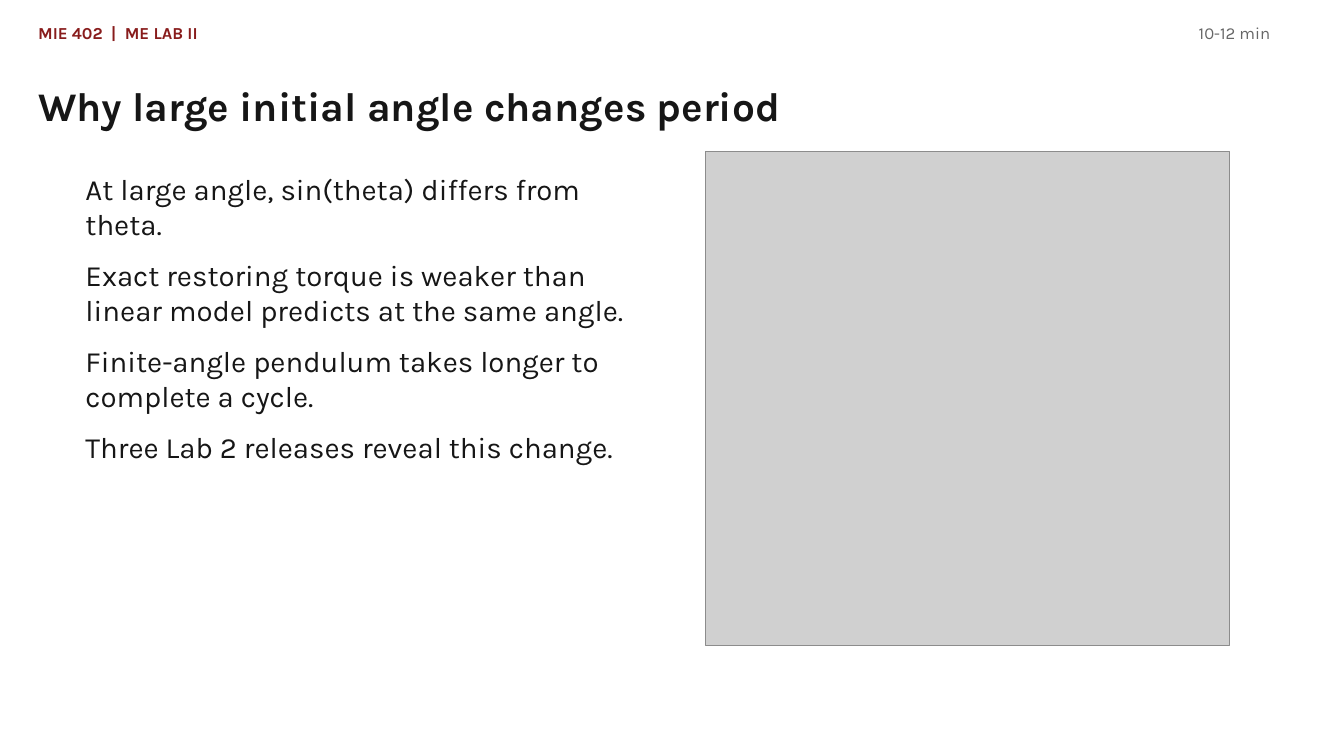
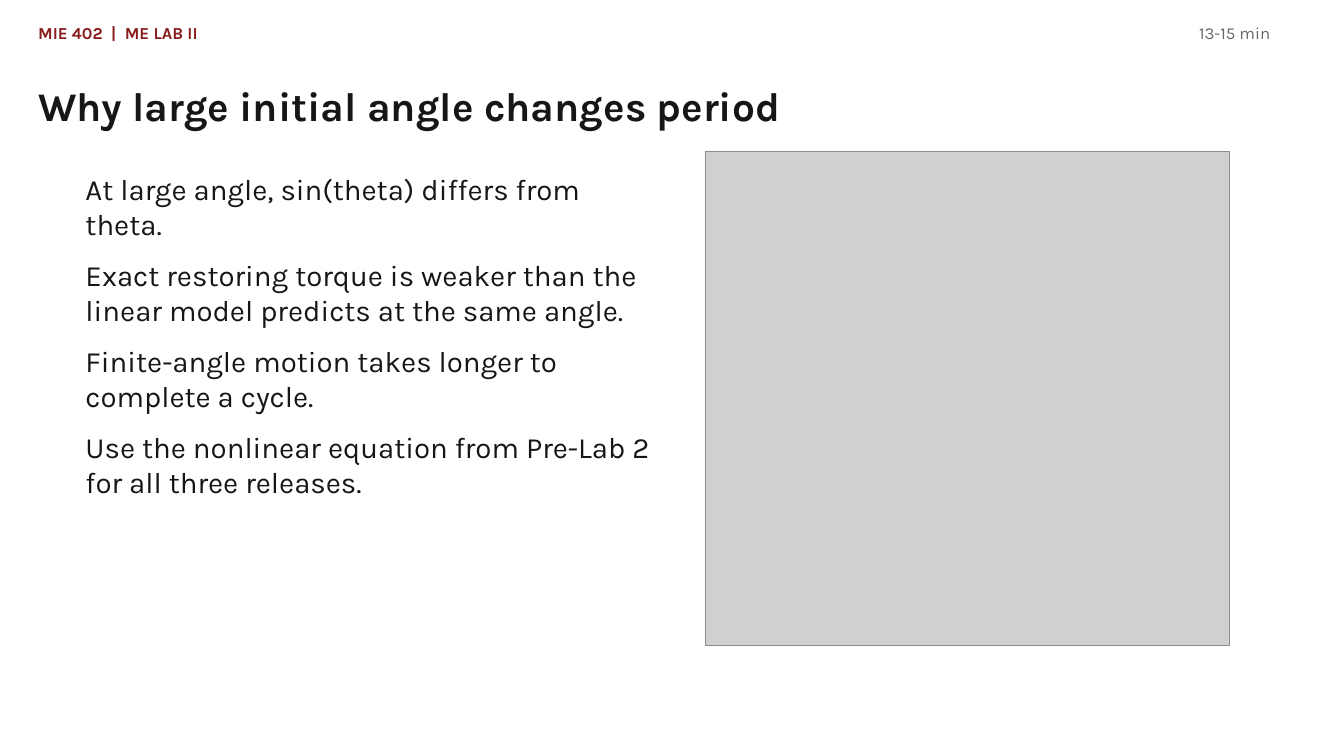
Before and after one commit to Ehsan-Roohi/MIE402-Lab, a slide deck: slide 7 of site/docs/MIE402_Lecture03_Single_Pendulum_PreLab2_Fall2026.pptx (slide 6 before the commit). Drawn at 1344x756 pixels with LibreOffice and Linux fonts; fonts in the diff are those of the drawing; grey boxes stand for pictures. Boxes give left, top, right and bottom in pixels: in the first picture for what was removed or moved away, otherwise in the second. Text is boxed around its words. In the diff, an @@ line names an element or a change of style, - is before the commit and + after.

```diff
--- a/site/docs/MIE402_Lecture03_Single_Pendulum_PreLab2_Fall2026.pptx
+++ b/site/docs/MIE402_Lecture03_Single_Pendulum_PreLab2_Fall2026.pptx
@@ text at [1199,27,1270,39]: text changed @@
-10-12 min
+13-15 min
@@ text at [85,266,649,494]: text changed @@
-Exact restoring torque is weaker than linear model predicts at the same angle.
-Finite-angle pendulum takes longer to complete a cycle.
-Three Lab 2 releases reveal this change.
+Exact restoring torque is weaker than the linear model predicts at the same angle.
+Finite-angle motion takes longer to complete a cycle.
+Use the nonlinear equation from Pre-Lab 2 for all three releases.
```
Also in this commit, not shown: 18 other slides changed, 2 slides added, 1 slide removed, 7 other files.
